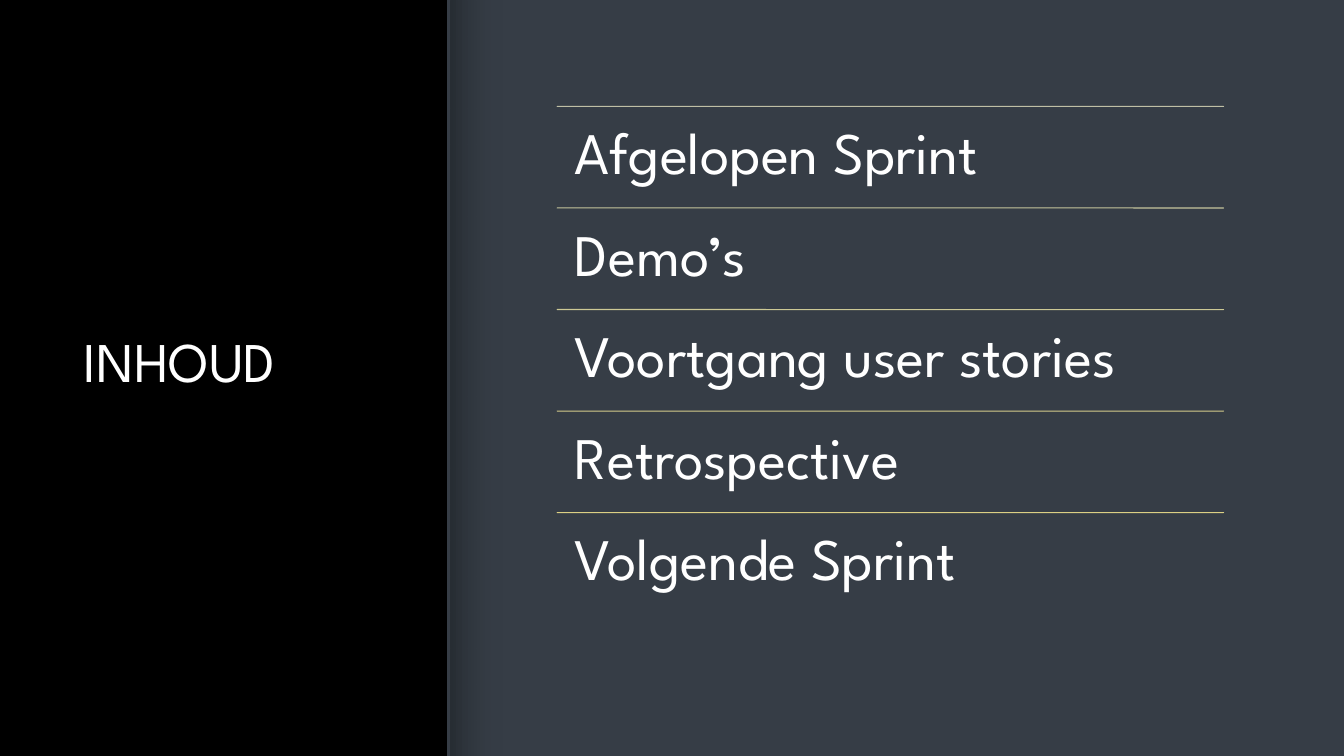
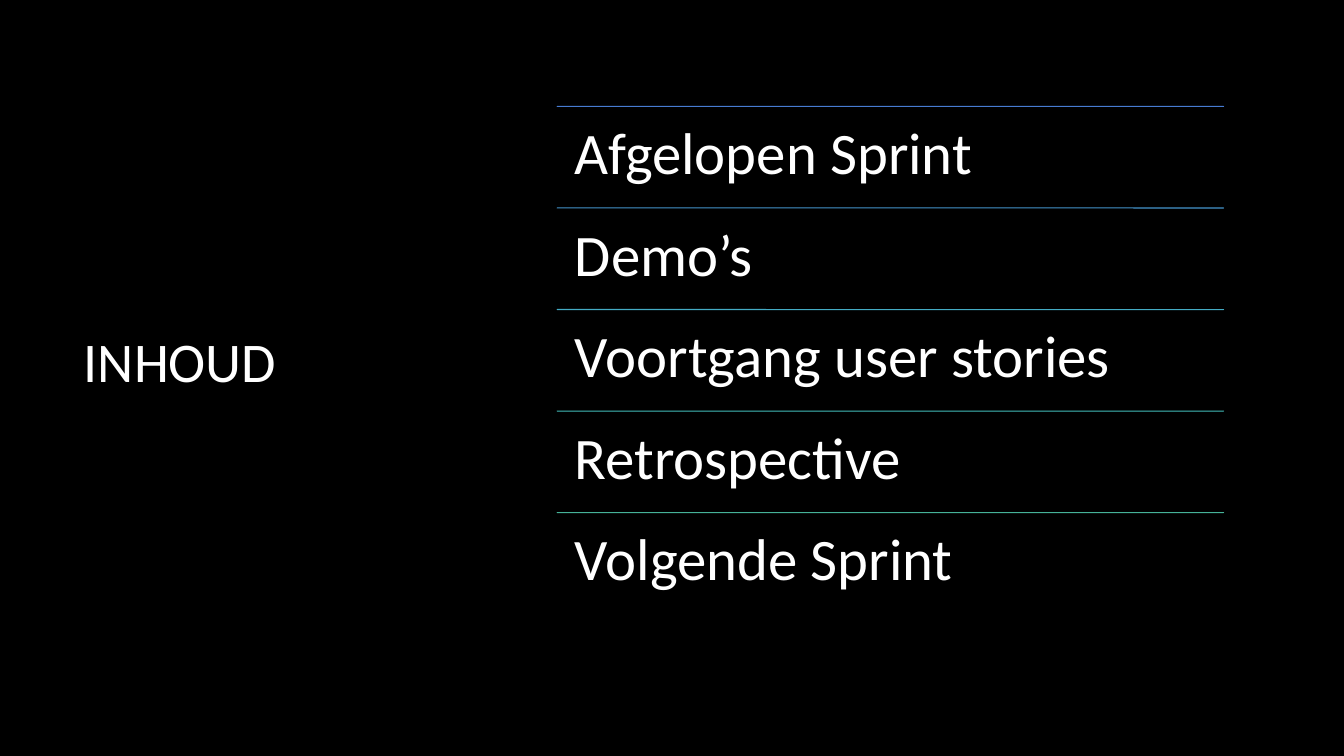
Before and after one commit to Matthijs-Hart/Project-5-6---Floating-Farm, a slide deck: slide 3 of Presentaties/Template Sprint Reviews.pptx (slide 2 before the commit). Drawn at 1344x756 pixels with LibreOffice and Linux fonts; fonts in the diff are those of the drawing; background and template pictures are left out. Boxes give left, top, right and bottom in pixels: in the first picture for what was removed or moved away, otherwise in the second. Text is boxed around its words. In the diff, an @@ line names an element or a change of style, - is before the commit and + after.

Commit message:
Presentatie template herschreven, presentatie sprint 4 aangemaakt en deels ingevuld + aanpassingen gebruikersonderzoek

```diff
--- a/Presentaties/Template Sprint Reviews.pptx
+++ b/Presentaties/Template Sprint Reviews.pptx
@@ rectangle removed at (448, 0, 1344, 756) @@
@@ line removed from (449, 0) to (449, 756) @@
@@ rectangle removed at (451, 0, 503, 756) @@
@@ line (558, 107) - (1224, 107): stroke #BFBFA5 0.75 pt to #477BD1 0.75 pt @@
@@ title "INHOUD" at (84, 345, 276, 383): font League Spartan to Calibri, text colour gradient #FFFFFF to #A6A6A6 to #FFFFFF @@
@@ line (558, 208) - (1224, 208): stroke #C6C59D 0.75 pt to #4594CB 0.75 pt @@
@@ line (558, 310) - (1224, 310): stroke #CDC995 0.75 pt to #44ABC4 0.75 pt @@
@@ line (558, 411) - (1224, 411): stroke #D5CD8C 0.75 pt to #43BDBA 0.75 pt @@
@@ font League Spartan to Calibri in 5 elements at (575, 133, 972, 184), (575, 234, 752, 277), (575, 336, 1110, 387), (575, 438, 901, 489), (575, 539, 953, 590) @@
@@ line (558, 512) - (1224, 512): stroke #DCD084 0.75 pt to #46B298 0.75 pt @@
```
Also in this commit, not shown: 4 other slides changed, 4 slides added, 4 slides removed, 3 other files.
